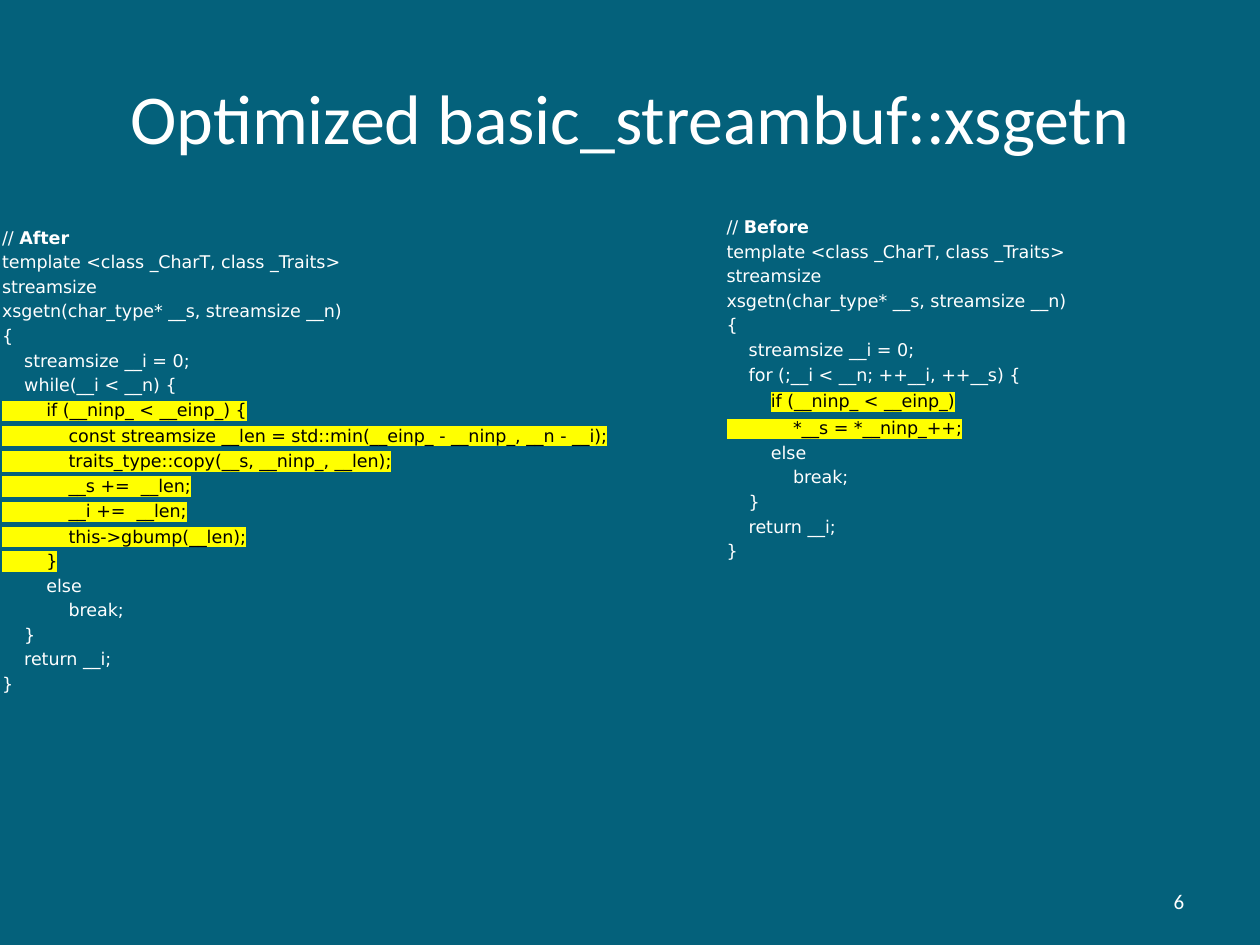
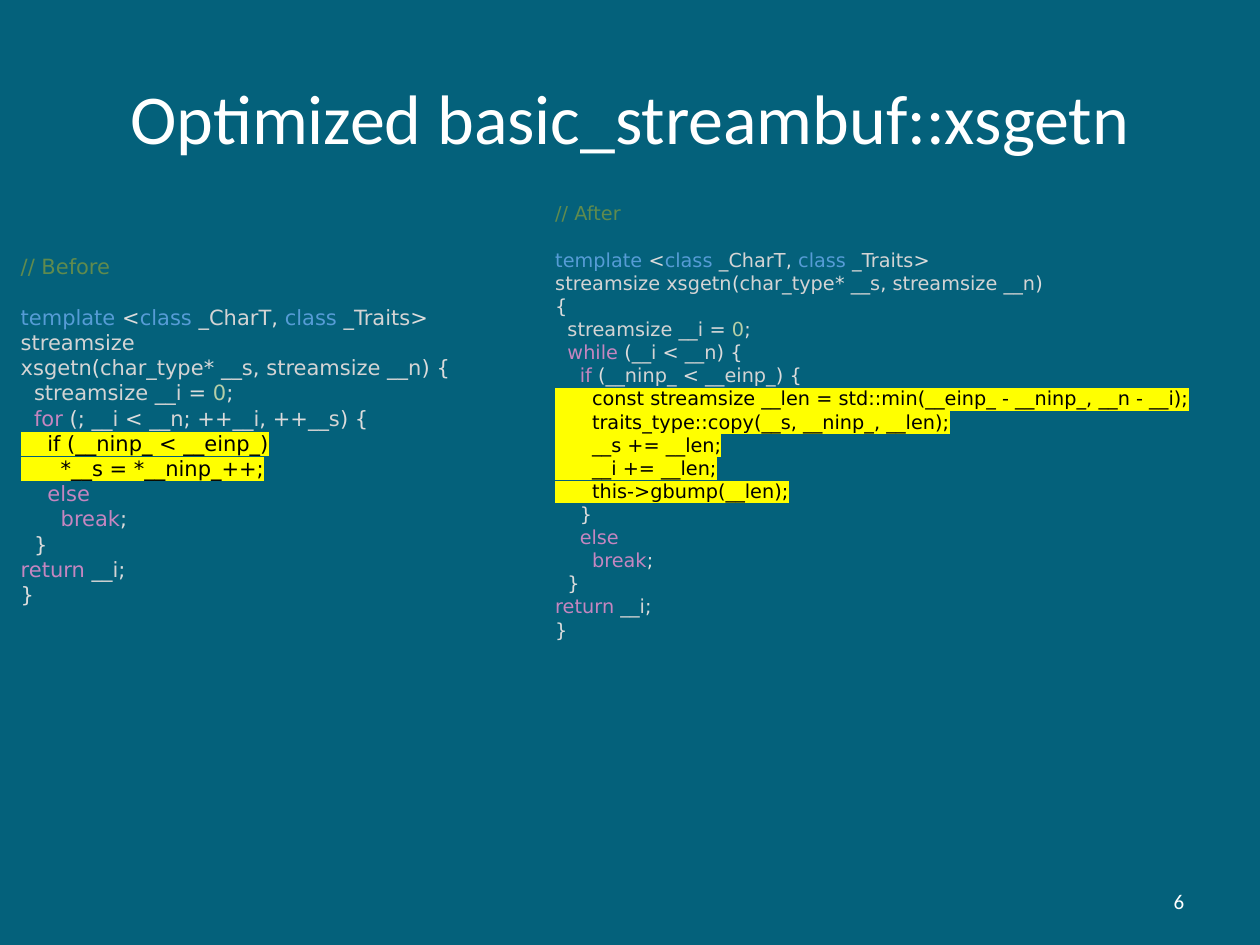
Before and after one commit to hiraditya/std-benchmark, a slide deck: slide 6 of docs/slides/slide-acm-2021-DAC-2017.pptx. Drawn at 1260x945 pixels with LibreOffice and Linux fonts; fonts in the diff are those of the drawing. Boxes give left, top, right and bottom in pixels: in the first picture for what was removed or moved away, otherwise in the second. Text is boxed around its words. In the diff, an @@ line names an element or a change of style, - is before the commit and + after.

```diff
--- a/docs/slides/slide-acm-2021-DAC-2017.pptx
+++ b/docs/slides/slide-acm-2021-DAC-2017.pptx
@@ text "// After": place and size @@
-text "// After" at box(2, 230, 607, 670)
+text "// After" at box(555, 205, 1188, 618)
@@ text at box(555, 205, 1188, 618): size 10 to 11 pt in "// After", "template <class _CharT, class _Traits>", "{", "streamsize __i = 0;" and 12 more places; text colour #FFFFFF to #608B4E in "// After"; bold off in "After"; text colour #FFFFFF to #569CD6 in "template <class class"; text colour #FFFFFF to #DCDCDC in "<class _CharT, _Traits>", "{", "= 0;", "break;" and 3 more places; text colour #FFFFFF to #D4D4D4 in "_CharT, _Traits>", "streamsize __i", "__i;"; text colour #FFFFFF to #B5CEA8 in "0;"; text colour #000000 to #C586C0 in "if"; text colour #000000 to #DCDCDC in "(__ninp_ < __einp_) {", "}"; text colour #000000 to #D4D4D4 in "(__ninp_ __einp_)"; highlight #FFFF00 to none in "if (__ninp_ < __einp_) {", "}"; text colour #FFFFFF to #C586C0 in "else", "break;", "return"; less space between paragraphs @@
@@ text "// Before": place and size @@
-text "// Before" at box(727, 219, 1066, 537)
+text "// Before" at box(21, 258, 430, 582)
@@ text at box(21, 258, 428, 582): size 10 to 12 pt in "// Before", "template <class _CharT, class _Traits>", "streamsize", "streamsize __i = 0;" and 7 more places; text colour #FFFFFF to #608B4E in "// Before"; bold off in "Before"; text colour #FFFFFF to #569CD6 in "template <class class"; text colour #FFFFFF to #DCDCDC in "<class _CharT, _Traits>", "= 0;", "break;", "}" and 2 more places; text colour #FFFFFF to #D4D4D4 in "_CharT, _Traits>", "streamsize", "streamsize __i", "__i;"; text colour #FFFFFF to #B5CEA8 in "0;"; text colour #FFFFFF to #C586C0 in "else", "break;", "return"; less space between paragraphs @@
@@ text at box(555, 275, 1043, 294): text changed; size 10 to 11 pt; text colour #FFFFFF to #D4D4D4 @@
-streamsize
-xsgetn(char_type* __s, streamsize __n)
+streamsize xsgetn(char_type* __s, streamsize __n)
@@ text at box(21, 359, 430, 380): text changed; size 10 to 12 pt; text colour #FFFFFF to #D4D4D4 @@
-xsgetn(char_type* __s, streamsize __n)
-{
+xsgetn(char_type* __s, streamsize __n) {
@@ text at box(567, 344, 724, 364): text changed; size 10 to 11 pt; text colour #FFFFFF to #D4D4D4 @@
-while(__i < __n) {
+while (__i < __n) {
@@ text at box(34, 410, 348, 431): text changed; size 10 to 12 pt; text colour #FFFFFF to #D4D4D4 @@
-for (;__i < __n; ++__i, ++__s) {
+for (; __i < __n; ++__i, ++__s) {
```
Also in this commit, not shown: 13 other slides changed.
